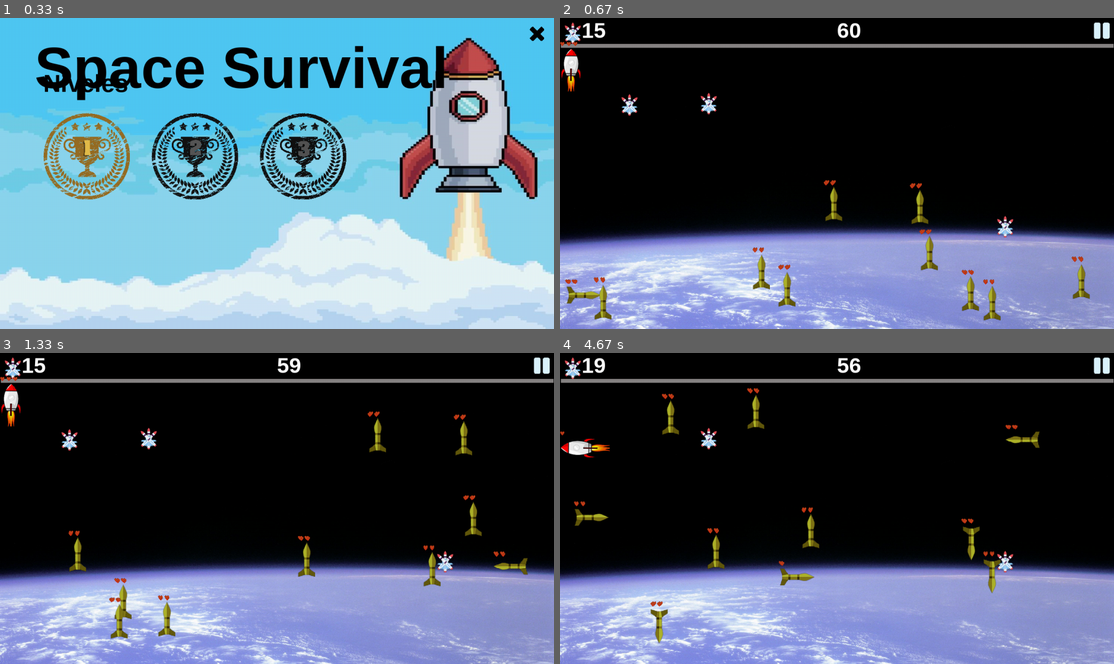
Above: before the commit, frames 1-4 (two rows, left to right).
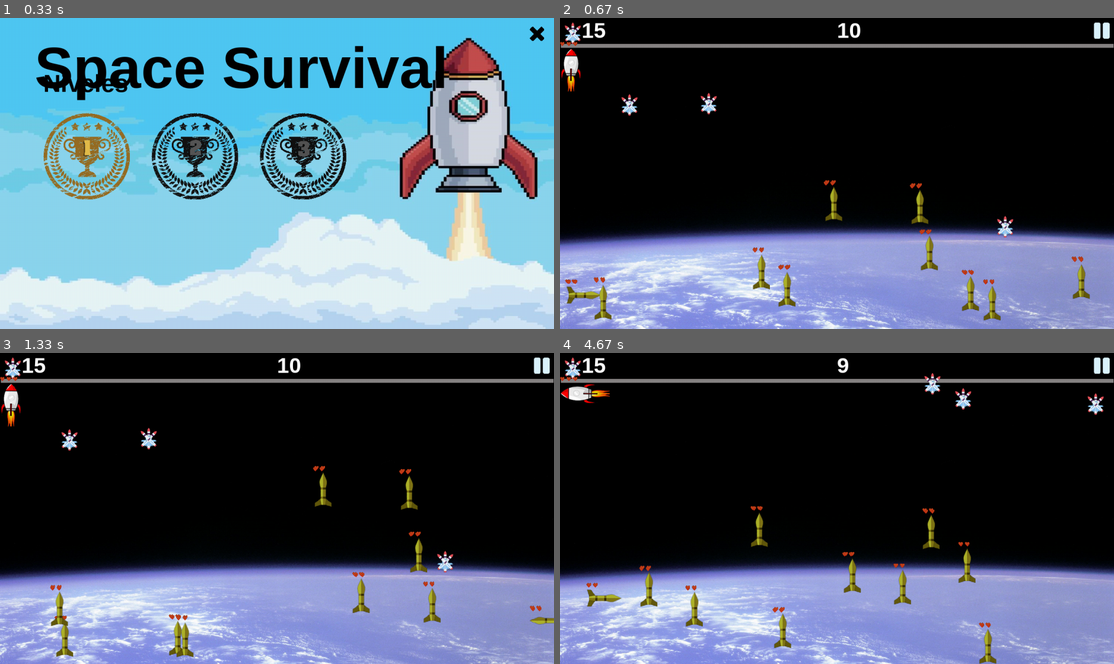
Above: after the commit, the same moments.

Repository: FrancoBulotas/juegos_pygame
Game: pygame game, started from juego_final/main.py
Same seed, same stepped clock (60 frames per second), same inputs: the game is played once before the commit and once after it.
Inputs (mouse positions are in pixels of both pictures, inside the frame that each line leads up to):
- Up to frame 1 (0.33 s): no input
- Up to frame 2 (0.67 s): press the mouse at (648, 161) at 0.37 s; move the mouse to (770, 201) at 0.47 s; release the mouse at (892, 241) at 0.6 s
- Up to frame 3 (1.33 s): press the mouse at (542, 365) at 0.7 s; move the mouse to (426, 424) at 0.8 s; release the mouse at (315, 483) at 0.93 s; click (365, 555) at 1.05 s
- Up to frame 4 (4.67 s): hold D 1.33-1.8 s; hold W 1.83-2.13 s; hold D 2.17-2.63 s; hold A 2.67-3.2 s; hold S 3.23-3.53 s; tap Space at 3.57 s; press the mouse at (925, 555) at 3.93 s; move the mouse to (864, 517) at 4.03 s; release the mouse at (803, 480) at 4.17 s; hold A 4.23-4.63 s

Frame 1 is identical in both runs. In frame 2, less than 0.1% of the frame differs, in the area x 50-53%, y 1-7%; in frame 3, 3.4%; in frame 4, 4.8%, in the area x 0-99%, y 1-100%.

Commit message:
primer nivel casi listo | agregar masks

Diff:
--- a/juego_final/constantes.py
+++ b/juego_final/constantes.py
@@ -20,7 +20,7 @@
 MUNICION_PERSONAJE = 15
 MUNICION_POR_BALAS_EXTRA = 5
 
-TIEMPO_NIVEL_UNO = 60
+TIEMPO_NIVEL_UNO = 10
 CANTIDAD_MISILES_NIVEL_UN0 = 10
 CANTIDAD_BALAS_EXTRA_NIVEL_UNO = 3
 
--- a/juego_final/main.py
+++ b/juego_final/main.py
@@ -58,7 +58,7 @@
     tiempo_transcurrido = pygame.time.get_ticks() - tiempo_inicial  # Tiempo en milisegundos transcurridos desde el inicio del juego
     tiempo_actual = tiempo_transcurrido // 1000 # Tiempo en seg
 
-    if tiempo_actual != tiempo_previo and ingreso_nivel_uno and not menu_activo:
+    if tiempo_actual != tiempo_previo and ingreso_nivel_uno and not menu_activo and not nivel_uno.juego_en_pausa:
         nivel_uno.cronometro -= 1
     tiempo_previo = tiempo_actual
 
@@ -67,7 +67,7 @@
         menu.dibujar()
     else:
         if ingreso_nivel_uno:
-            nivel_uno.nivel_terminado, nivel_uno.resultado_ganador = nivel_uno.desarrollo(mouse_pos)
+            nivel_uno.nivel_terminado, nivel_uno.resultado_ganador = nivel_uno.desarrollo(mouse_pos, nivel_uno)
 
             if nivel_uno.nivel_terminado:
                 try:
--- a/juego_final/nivel_uno.py
+++ b/juego_final/nivel_uno.py
@@ -35,6 +35,7 @@
             self.grupo_misiles.add(misil)
         # Variables de estado del juego
         self.cronometro = TIEMPO_NIVEL_UNO
+        self.menu_activo = False
         self.nivel_terminado = False
         self.resultado_ganador = False
 
@@ -44,43 +45,47 @@
         self.juego_en_pausa = False
 
 
-    def desarrollo(self, mouse_pos) -> bool:
+    def desarrollo(self, mouse_pos, nivel_uno) -> bool:
         """
         - Se encarga de la ejecucion principal del nivel uno.
         - No recibe nada.
         - Retorna si el nivel termino o no, y el resultado. (valores booleanos)
         """
+        self.nivel_uno = nivel_uno
+        if not self.juego_en_pausa:
+            #self.verificar_colisiones(mouse_pos)
+            # Chequear variables del estado del juego
+            self.nivel_terminado, self.cronometro, self.resultado_ganador = self.chequeo_estado_juego()
+            if  self.nivel_terminado:
+                return  self.nivel_terminado, self.resultado_ganador
+
+            PANTALLA_JUEGO.blit(self.fondo, (0, ALTURA_MENU_SUPERIOR - 10)) # Fondo de pantalla
+            self.dibujar_barra_superior()
+
+            # Agregamos municion extra
+            self.grupo_balas_extra.update()
+
+            # Actualizar y dibujar los misiles, balas y vidas
+            for i in range(VIDA_ENEMIGO):
+                self.grupo_misiles.update(self.grupo_balas_personaje)
+
+            self.grupo_balas_personaje.update()
+
+            for i in range(len(self.vidas_personaje)):
+                self.vidas_personaje.update(self.personaje, i)
+
+            self.grupo_misiles.draw(PANTALLA_JUEGO)
+            self.grupo_balas_personaje.draw(PANTALLA_JUEGO)
+
+            # Actualizar la posición del personaje
+            self.personaje.chequeo_teclas(self.grupo_balas_personaje)
+        # else:
+        #     self.menu_fin(mouse_pos)
         # Verificar colisiones
         self.verificar_colisiones(mouse_pos)
-        # Chequear variables del estado del juego
-        self.nivel_terminado, self.cronometro, self.resultado_ganador = self.chequeo_estado_juego()
-        if  self.nivel_terminado:
-            return  self.nivel_terminado, self.resultado_ganador
-
-        PANTALLA_JUEGO.blit(self.fondo, (0, ALTURA_MENU_SUPERIOR - 10)) # Fondo de pantalla
-        self.dibujar_barra_superior()
-
-        # Agregamos municion extra
-        self.grupo_balas_extra.update()
-
-        # Actualizar y dibujar los misiles, balas y vidas
-        for i in range(VIDA_ENEMIGO):
-            self.grupo_misiles.update(self.grupo_balas_personaje)
-
-        self.grupo_balas_personaje.update()
-
-        for i in range(len(self.vidas_personaje)):
-            self.vidas_personaje.update(self.personaje, i)
-
-        self.grupo_misiles.draw(PANTALLA_JUEGO)
-        self.grupo_balas_personaje.draw(PANTALLA_JUEGO)
-
-        # Actualizar la posición del personaje
-        self.personaje.chequeo_teclas(self.grupo_balas_personaje)
-        #PANTALLA_JUEGO.blit(self.personaje.imagen_nave, self.personaje.rect_nave) # Dibuja la imagen del personaje
-
-            # nivel_terminado, resultado_ganador
+
         return self.nivel_terminado, self.resultado_ganador
+
 
     def chequeo_estado_juego(self) -> bool and int:
         """
@@ -99,7 +104,7 @@
         elif len(self.grupo_misiles) > 0 and (self.personaje.contador_municion == 0 and len(self.grupo_balas_extra) == 0):
             return True, 0, False
         elif self.cronometro < 0:
-            return True, 0, False
+            return True, -1, False
 
         return False, self.cronometro, self.resultado_ganador
 
@@ -136,8 +141,8 @@
         #if pygame.mouse.get_pressed()[0]:
         if self.rect_pausa.collidepoint(mouse_pos) or self.juego_en_pausa:
             self.juego_en_pausa = True
-            print("tocaste pausa")
-            self.menu_fin(mouse_pos)
+            self.nivel_terminado = True
+
 
 
     def dibujar_barra_superior(self) -> None:
@@ -175,11 +180,17 @@
         - Recibe la posicion del mouse.
         - Retorna si el menu esta activo(bool), si el nivel termino(bool) y la instacia del nivel uno creada nuevamente.
         """
+        imagen_fondo_menu =  pygame.image.load(RECURSOS + "menu\\fondo-menu-fin.png")
+        imagen_fondo_menu = pygame.transform.scale(imagen_fondo_menu, (800, 400))
+        PANTALLA_JUEGO.blit(imagen_fondo_menu, ((ANCHO_PANTALLA // 2) - 450, ALTO_PANTALLA // 2 - 200))
+
+
         imagen_volver_a_jugar = pygame.image.load(RECURSOS + "menu\\repeat.png")
         rect_volver_a_jugar = imagen_volver_a_jugar.get_rect()
         rect_volver_a_jugar.x = (ANCHO_PANTALLA // 2) + 170
         rect_volver_a_jugar.y = (ALTO_PANTALLA // 2) + 80
-        PANTALLA_JUEGO.blit(imagen_volver_a_jugar, rect_volver_a_jugar)
+        if not self.juego_en_pausa:
+            PANTALLA_JUEGO.blit(imagen_volver_a_jugar, rect_volver_a_jugar)
 
         imagen_volver_al_menu = pygame.image.load(RECURSOS + "menu\\home.png")
         rect_volver_al_menu = imagen_volver_al_menu.get_rect()
@@ -189,31 +200,45 @@
 
         if self.resultado_ganador and not self.juego_en_pausa:
             imagen_ganador = pygame.image.load(RECURSOS + "menu\\WINNER.png")
-            PANTALLA_JUEGO.blit(imagen_ganador, ((ANCHO_PANTALLA // 2) - 350, ALTO_PANTALLA // 2 - 80))
+            PANTALLA_JUEGO.blit(imagen_ganador, ((ANCHO_PANTALLA // 2) - 350, ALTO_PANTALLA // 2 - 150))
 
         elif not self.resultado_ganador and not self.juego_en_pausa:
             imagen_perdedor = pygame.image.load(RECURSOS + "menu\\LOSER.png")
-            PANTALLA_JUEGO.blit(imagen_perdedor, ((ANCHO_PANTALLA // 2) - 300, ALTO_PANTALLA // 2 - 80))
-
-        if self.juego_en_pausa:
-            imagen_pausa = pygame.image.load(RECURSOS + "menu\\2.png")
-            PANTALLA_JUEGO.blit(imagen_pausa, ((ANCHO_PANTALLA // 2) - 300, ALTO_PANTALLA // 2 - 80))
-
+            PANTALLA_JUEGO.blit(imagen_perdedor, ((ANCHO_PANTALLA // 2) - 300, ALTO_PANTALLA // 2 - 150))
+
+
+        if self.juego_en_pausa and self.nivel_terminado:
+            imagen_pausa = pygame.image.load(RECURSOS + "menu\\play.png")
+            rect_play = imagen_pausa.get_rect()
+            rect_play.x = (ANCHO_PANTALLA // 2) + 170
+            rect_play.y = ALTO_PANTALLA // 2 + 80
+            PANTALLA_JUEGO.blit(imagen_pausa, rect_play)
 
         if pygame.mouse.get_pressed()[0]:
-            if rect_volver_a_jugar.collidepoint(mouse_pos):
+            if rect_volver_a_jugar.collidepoint(mouse_pos) and not self.juego_en_pausa:
                 nivel_uno = NivelUno()
-                #    menu_activo, nivel_terminado
-                return False, False, nivel_uno
+                self.menu_activo = False
+                self.nivel_terminado = False
+                return self.menu_activo, self.nivel_terminado, nivel_uno
+            # elif rect_volver_a_jugar.collidepoint(mouse_pos) and self.juego_en_pausa:
+            #     self.menu_activo = False
+            #     self.nivel_terminado = False
+            #     return self.menu_activo, self.nivel_terminado, self.nivel_uno
+            if rect_play.collidepoint(mouse_pos) and self.juego_en_pausa:
+                self.juego_en_pausa = False
+                self.menu_activo = False
+                self.nivel_terminado = False
+                return self.menu_activo, self.nivel_terminado, self.nivel_uno
 
             if rect_volver_al_menu.collidepoint(mouse_pos):
                 nivel_uno = NivelUno()
-                #    menu_activo, nivel_terminado
-                return True, False, nivel_uno
-
-
-
-    # ---------------------------------------------------------------------------------------- VERIFICAR COLISIONES ANTES DE MASKS
+                self.menu_activo = True
+                self.nivel_terminado = False
+                return self.menu_activo, self.nivel_terminado, nivel_uno
+
+
+
+    # ------------------------------VERIFICAR COLISIONES ANTES DE MASKS----------------------------------------------------------
         # Verificar colisiones entre el personaje y los misiles
         # for misil in self.grupo_misiles:
         #     posicion_misil = misil.rect
Binary file added: juego_final/recursos/menu/fondo-menu-fin.png
Binary file added: juego_final/recursos/menu/play.png
Not shown, changed: juego_final/dist/Space Survival/Space Survival.exe
Not shown, removed: juego_final/dist/Space Survival/recursos/enemigos/cohete-abajo.png
Not shown, removed: juego_final/dist/Space Survival/recursos/enemigos/cohete-arriba.png
Not shown, removed: juego_final/dist/Space Survival/recursos/enemigos/cohete-derecha.png
Not shown, removed: juego_final/dist/Space Survival/recursos/enemigos/cohete-izquierda.png
Not shown, removed: juego_final/dist/Space Survival/recursos/enemigos/corazon.png
Not shown, removed: juego_final/dist/Space Survival/recursos/fondo_niveles/fondo-nivel-uno.jpg
Not shown, removed: juego_final/dist/Space Survival/recursos/fondo_niveles/fondo-nivel-uno2.jpg
Not shown, removed: juego_final/dist/Space Survival/recursos/fondo_niveles/fondo-nivel-uno3.png
Not shown, removed: juego_final/dist/Space Survival/recursos/fondo_niveles/linea-recta.png
(and 50 more such lines)
